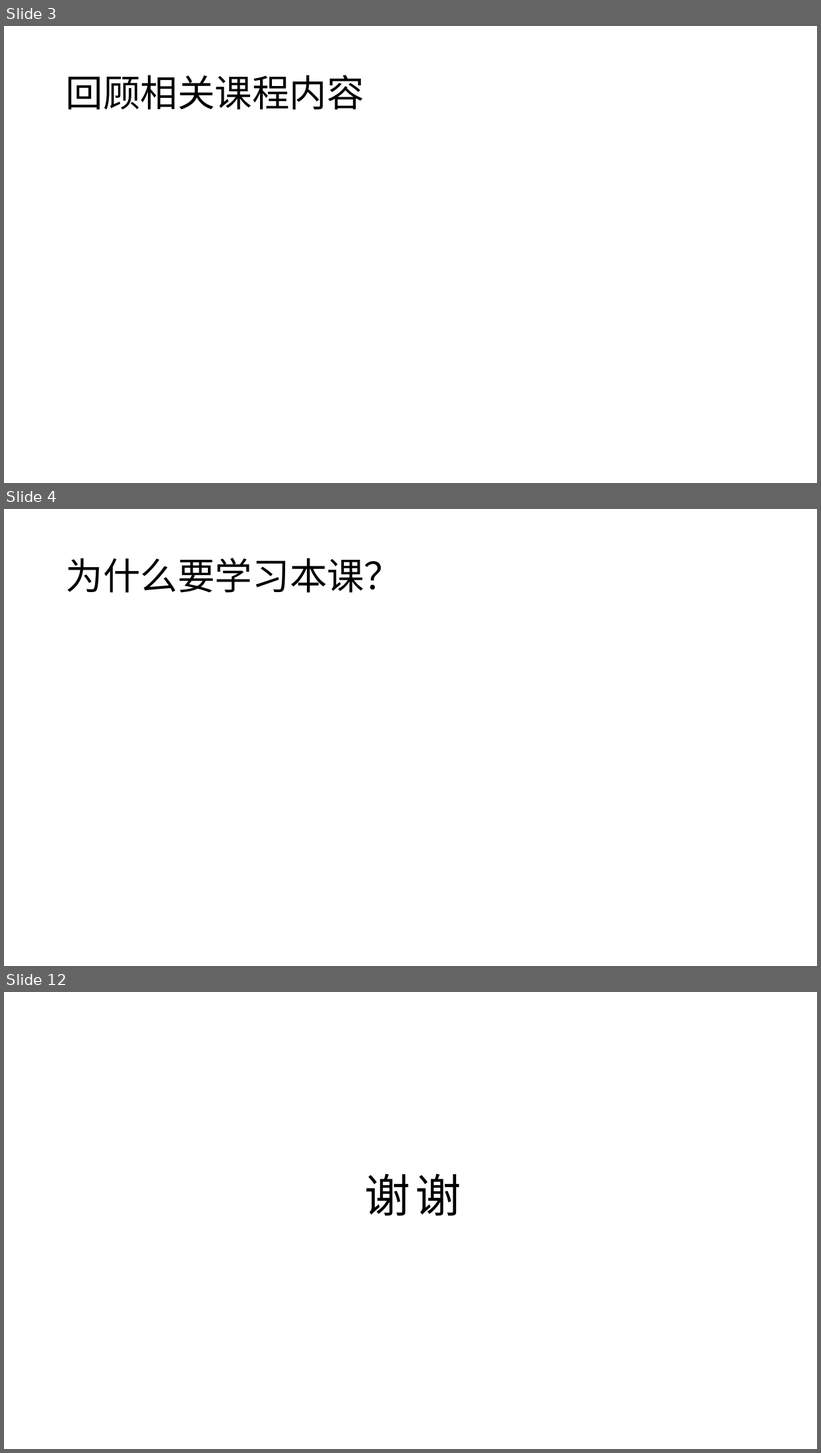
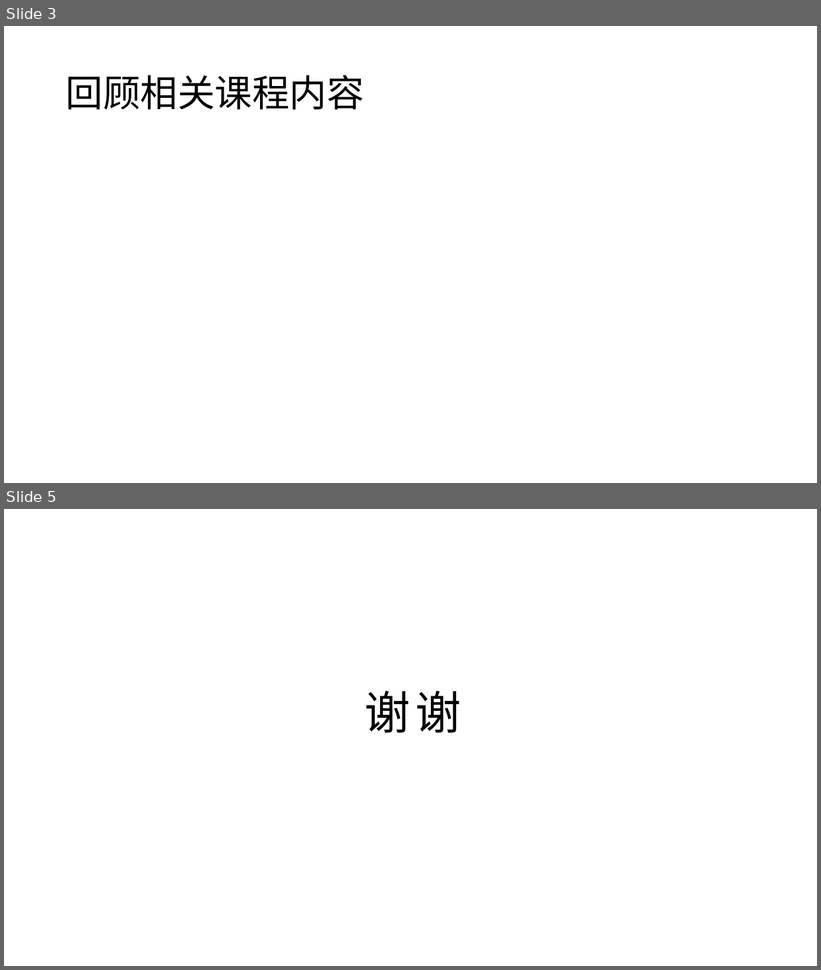
Before and after one commit to yyc-git/Course-of-Miracles, a slide deck: 模板.pptx. Shown one above the other, each under a label of ours: slides 3, 4 and 12 before the commit, slides 3 and 5 after it; the slides between them are not shown. The pictures are 821x1453 and 821x970 pixels, drawn with LibreOffice and Linux fonts; fonts in the diff are those of the drawing. Boxes give left, top, right and bottom in pixels: in the first picture for what was removed or moved away, otherwise in the second. Text is boxed around its words. In the diff, an @@ line names an element or a change of style, - is before the commit and + after.

```diff
--- a/模板.pptx
+++ b/模板.pptx
@@ slide 4 removed at box(4, 509, 817, 966), background #FFFFFF @@
@@ title removed at box(66, 558, 401, 593) @@
-为什么要学习本课？
@@ what was slide 12 is now slide 5 @@
```
Also in this commit, not shown: 2 slides added, 8 other slides removed, 4 other files.
